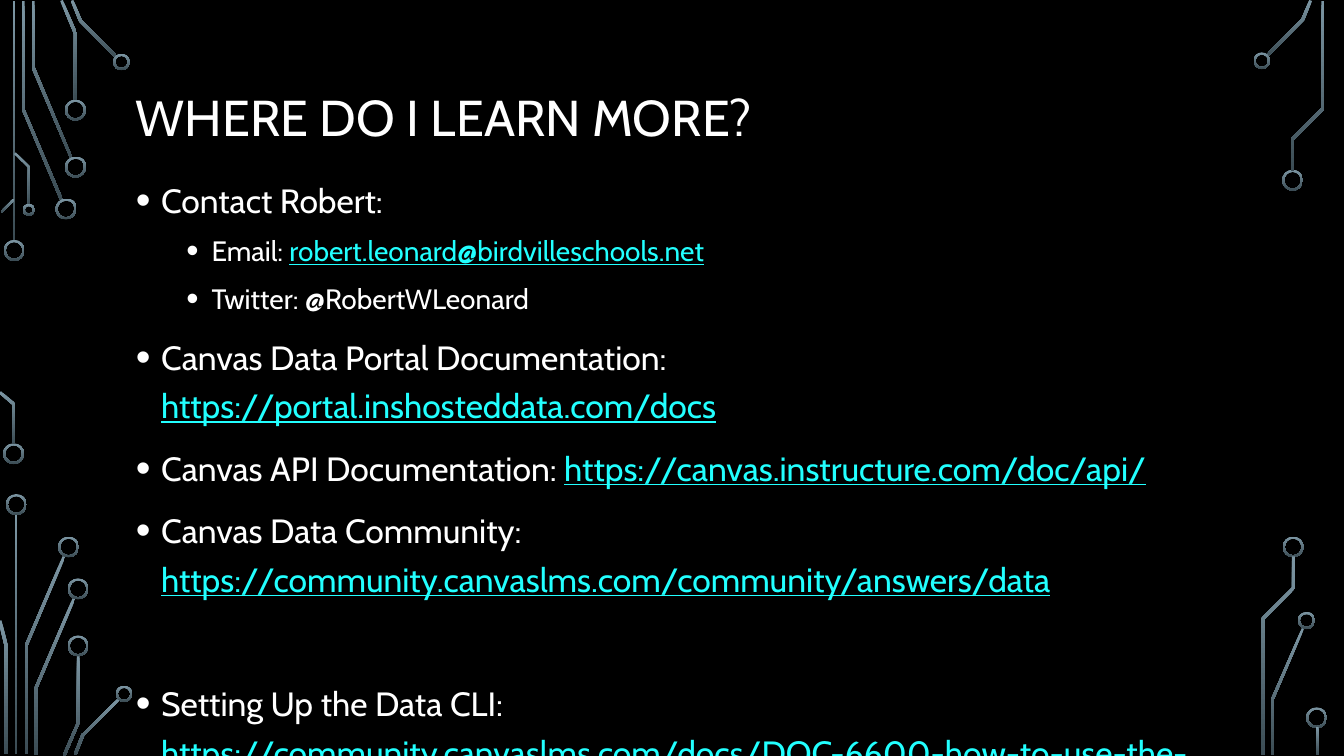
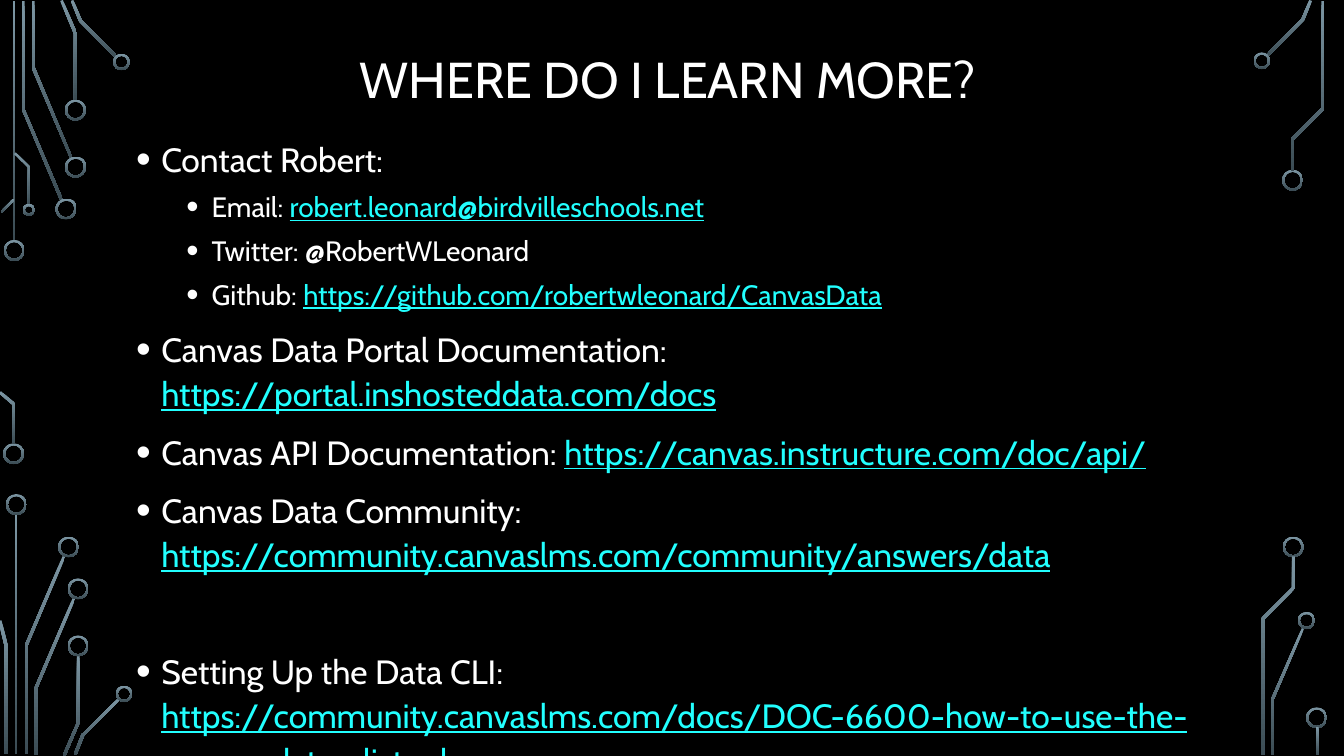
Before and after one commit to robertwleonard/CanvasData, a slide deck: slide 14 of CanvasData_BirdvilleISD.pptx (slide 15 before the commit). Drawn at 1344x756 pixels with LibreOffice and Linux fonts; fonts in the diff are those of the drawing; background and template pictures are left out. Boxes give left, top, right and bottom in pixels: in the first picture for what was removed or moved away, otherwise in the second. Text is boxed around its words. In the diff, an @@ line names an element or a change of style, - is before the commit and + after.

```diff
--- a/CanvasData_BirdvilleISD.pptx
+++ b/CanvasData_BirdvilleISD.pptx
@@ title "WHERE DO I LEARN MORE?": place and size @@
-title "WHERE DO I LEARN MORE?" at (136, 98, 752, 137)
+title "WHERE DO I LEARN MORE?" at (360, 60, 976, 99)
@@ text "Contact Robert:": place and size @@
-text "Contact Robert:" at (161, 187, 1146, 724)
+text "Contact Robert:" at (161, 146, 1187, 736)
@@ text at (161, 146, 1187, 736): line spacing 1.2 to 1.1 @@
@@ text at (212, 284, 881, 311): paragraph added @@
+  • Github: https://github.com/robertwleonard/CanvasData
```
Also in this commit, not shown: 5 other slides changed, 1 slide removed.
